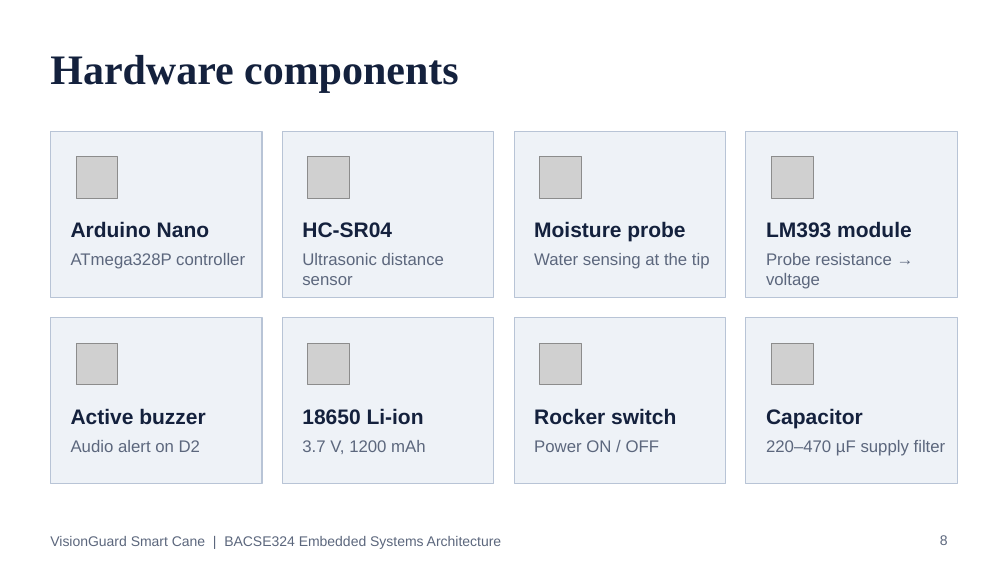
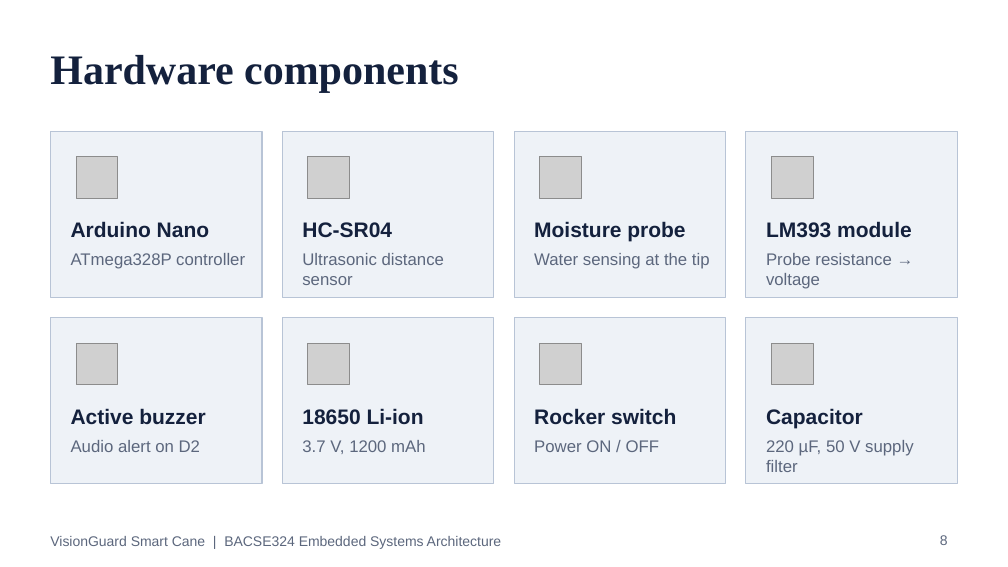
Before and after one commit to darshanpvt007-afk/visionguard-smart-cane, a slide deck: slide 8 of docs/VisionGuard_Presentation.pptx. Drawn at 1008x567 pixels with LibreOffice and Linux fonts; fonts in the diff are those of the drawing; grey boxes stand for pictures. Boxes give left, top, right and bottom in pixels: in the first picture for what was removed or moved away, otherwise in the second. Text is boxed around its words. In the diff, an @@ line names an element or a change of style, - is before the commit and + after.

```diff
--- a/docs/VisionGuard_Presentation.pptx
+++ b/docs/VisionGuard_Presentation.pptx
@@ text at <box>766,440,913,472</box>: text changed @@
-220–470 µF supply filter
+220 µF, 50 V supply filter
```
Also in this commit, not shown: 4 other slides changed, 1 slide added, 1 slide removed, 2 other files.
